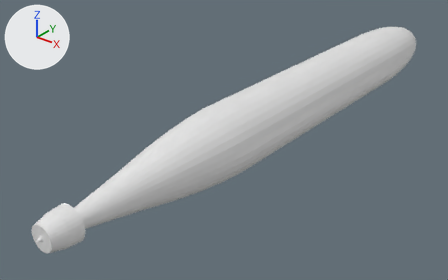
What one commit did to the Blender file ponorka/BlockOut/Submarine - Finished.blend.
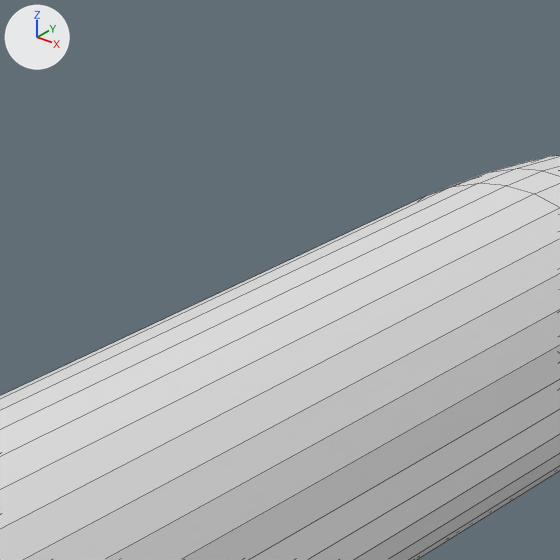
Each version is shown whole from a 50 mm camera at (43.4, -73.2, 31.7) aimed at (-2.4, -15.8, -3.8), then close up on the part from 64% to 86% of the width and 0% to 36% of the height. Arrows for +X, +Y and +Z are at upper left; the lights stay in place. The close-ups show mesh edges as thin lines. The same objects are shown in both versions, whatever each file hides.

Names of what the first close-up shows: 'submarine'.
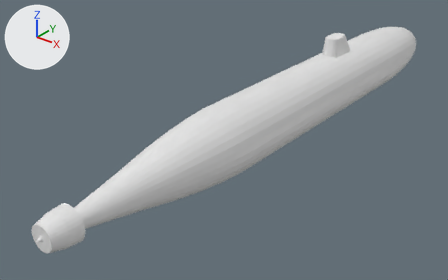
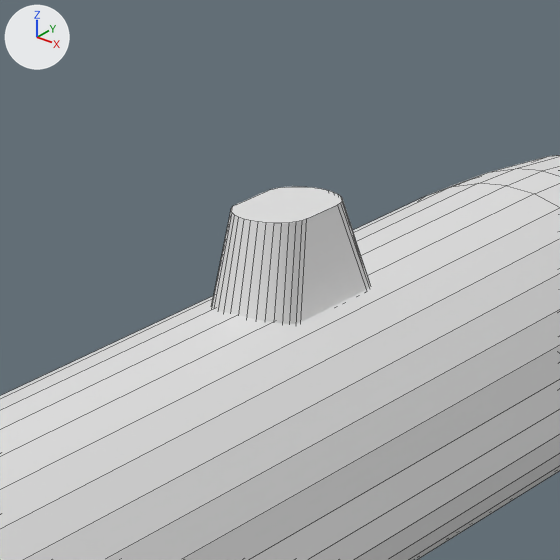
Pixel boxes [x1, y1, x2, y2] of what changed, in the close-ups (560 x 560 px):
part 1 of me_cylinder_002, added: after [211, 187, 370, 324]

Edits to the bpy script that builds the scene:
```text
Change me_cylinder_002:
    used by ob_submarine; location = (2.25, 0.66, -0.18)
    remove me_cylinder_002.from_pydata(...)  # 610 vertices, 640 faces; spans x -4.4..4.4, y -48.8..29.4, z -4.4..4.4
    add me_cylinder_002.from_pydata(...)  # 678 vertices, 676 faces; spans x -4.4..4.4, y -48.8..29.4, z -4.4..6.7
    me_cylinder_002 part 1: a new loose piece of 68 vertices spanning x -1.2..1.2, y 0.8..6.3, z 4.1..6.7
```
